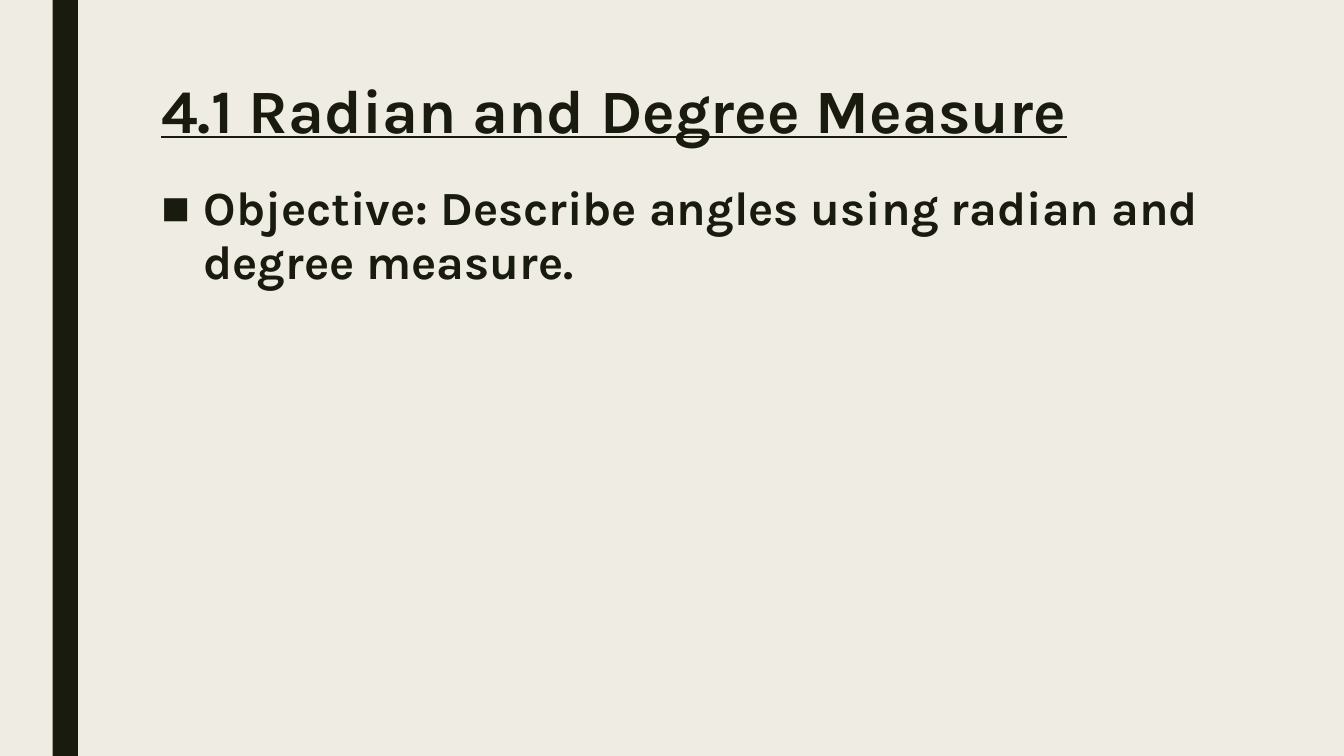
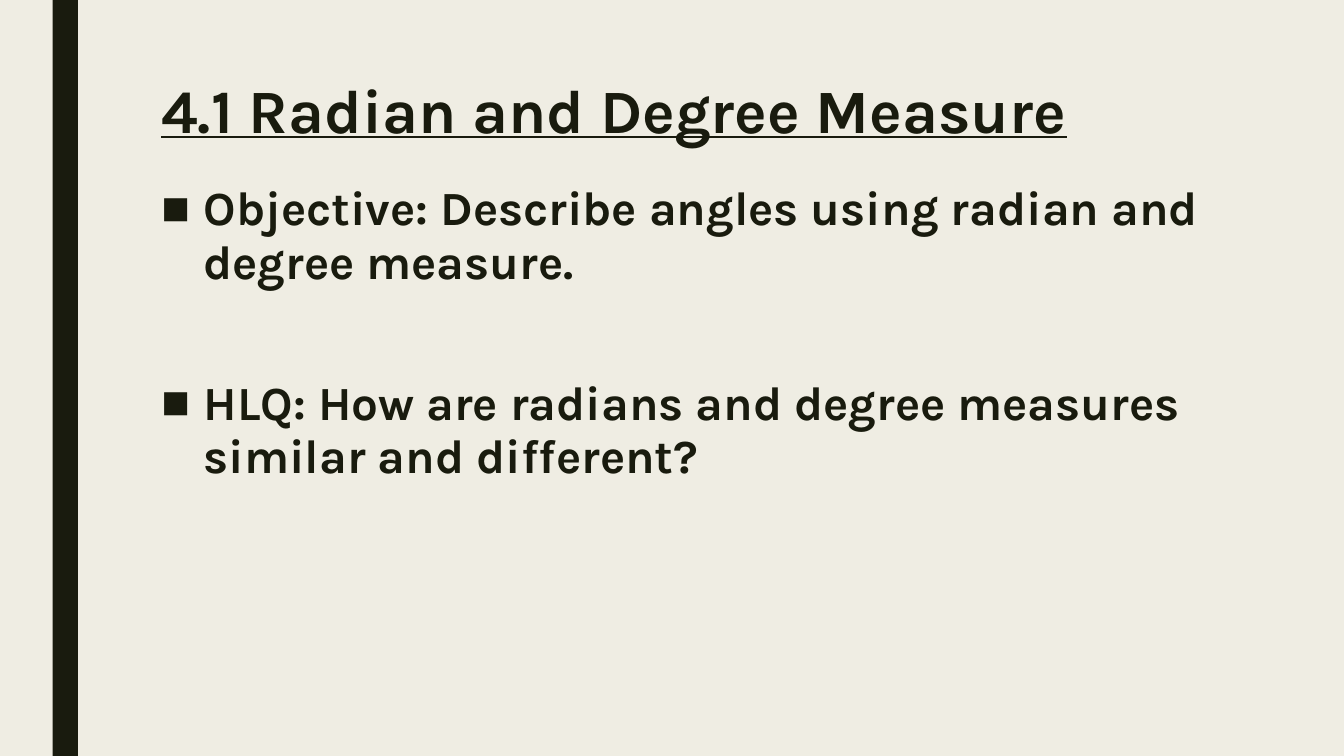
Before and after one commit to codecuddy/pre_calc, a slide deck: slide 3 of _PowerPoints/1st Semester/Unit 4 Radians and Degrees/PreCalc_Day_029 Radians and Degrees.pptx. Drawn at 1344x756 pixels with LibreOffice and Linux fonts; fonts in the diff are those of the drawing. Boxes give left, top, right and bottom in pixels: in the first picture for what was removed or moved away, otherwise in the second. Text is boxed around its words. In the diff, an @@ line names an element or a change of style, - is before the commit and + after.

```diff
--- a/_PowerPoints/1st Semester/Unit 4 Radians and Degrees/PreCalc_Day_029 Radians and Degrees.pptx
+++ b/_PowerPoints/1st Semester/Unit 4 Radians and Degrees/PreCalc_Day_029 Radians and Degrees.pptx
@@ text at (x1=204, y1=386, x2=1180, y2=474): paragraph added @@
+■ HLQ: How are radians and degree measures similar and different?
```
Also in this commit, not shown: 41 other files.
